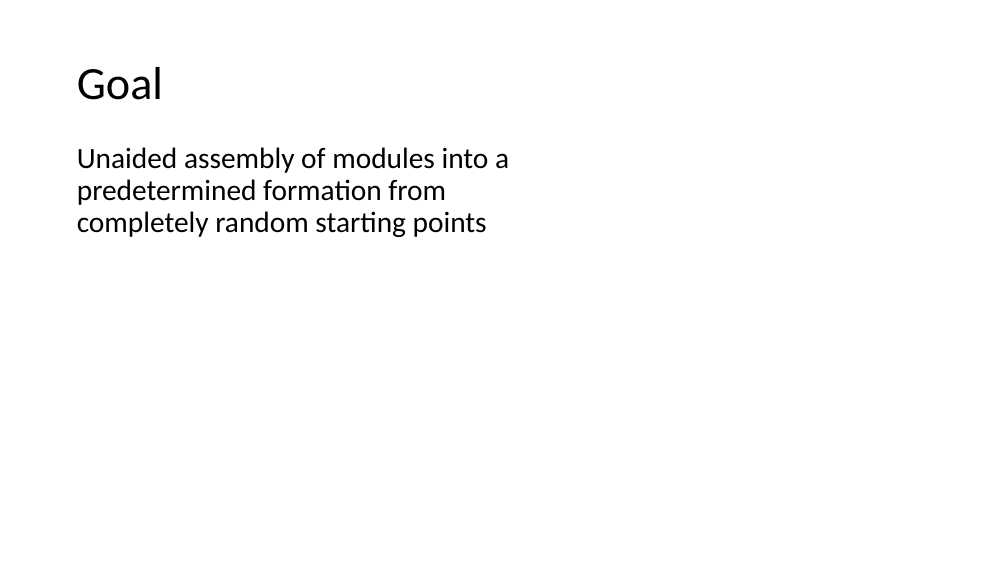
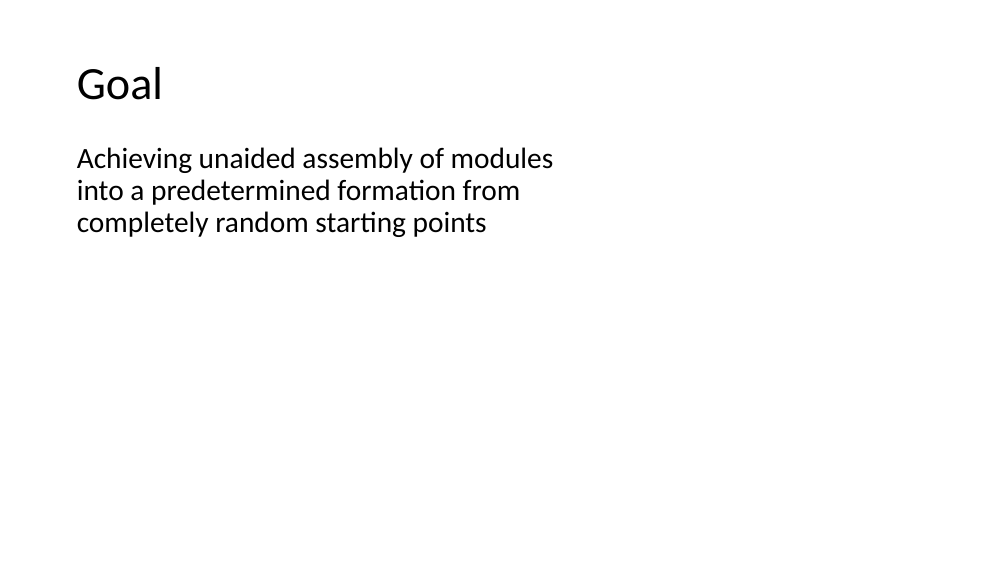
Before and after one commit to carchase/amoebots, a slide deck: slide 5 of docs/Senior Capstone Project Proposal - Team 6.pptx. Drawn at 1008x567 pixels with LibreOffice and Linux fonts; fonts in the diff are those of the drawing; background and template pictures are left out. Boxes give left, top, right and bottom in pixels: in the first picture for what was removed or moved away, otherwise in the second. Text is boxed around its words. In the diff, an @@ line names an element or a change of style, - is before the commit and + after.

```diff
--- a/docs/Senior Capstone Project Proposal - Team 6.pptx
+++ b/docs/Senior Capstone Project Proposal - Team 6.pptx
@@ text at (77, 147, 554, 237): text changed @@
-Unaided assembly of modules into a predetermined formation from completely random starting points
+Achieving unaided assembly of modules into a predetermined formation from completely random starting points
```
Also in this commit, not shown: 2 other files.
